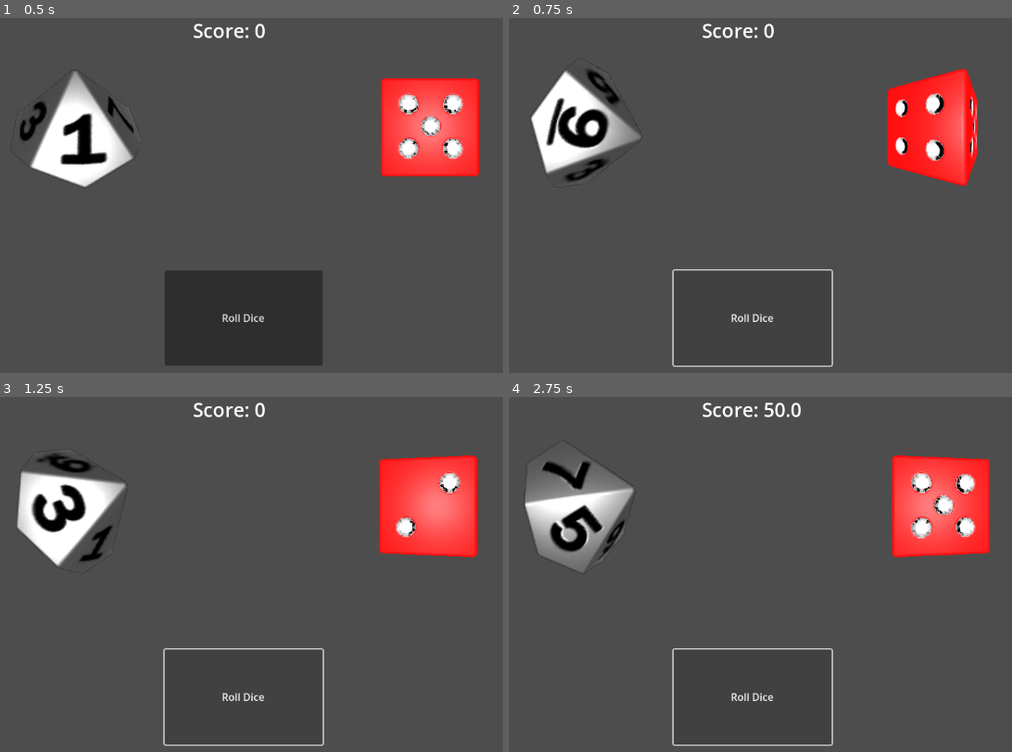
Above: before the commit, frames 1-4 (two rows, left to right).
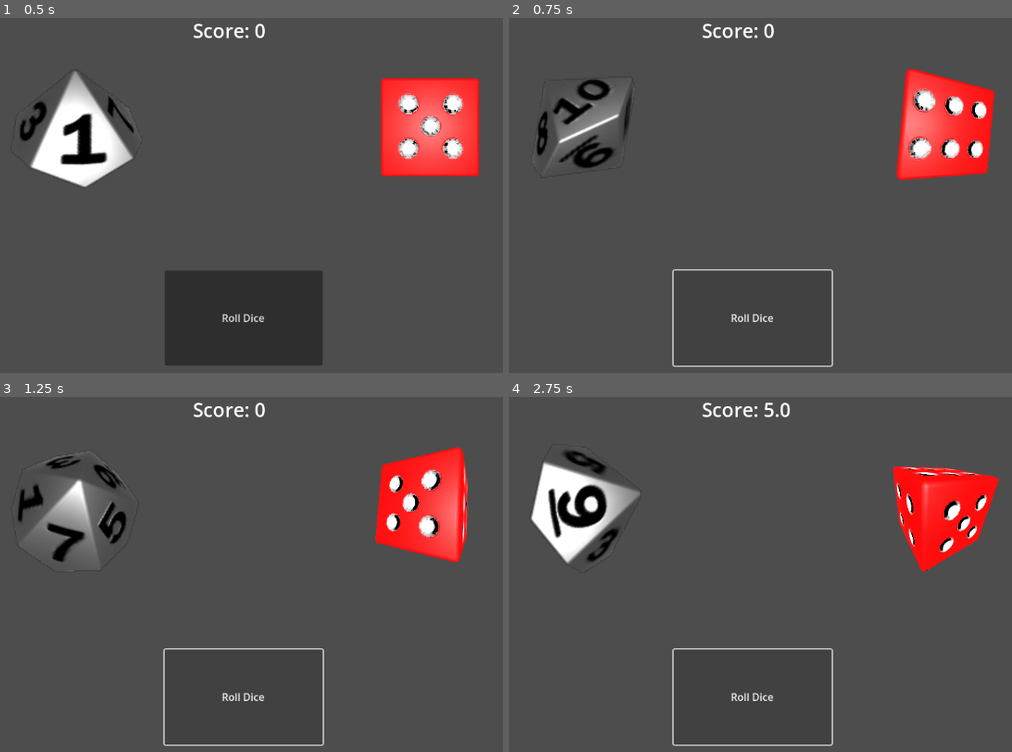
Above: after the commit, the same moments.

Repository: JacksonPearce21/Diceon
Game: Godot game, scene res://Scenes/main_game.tscn
The game is run twice, just before and just after one commit, with the same random seed, the same clock (stepped at 60 frames per second) and the same inputs.
Inputs:
- Up to frame 1 (0.5 s): no input
- Up to frame 2 (0.75 s): click "Roll Dice" at 0.5 s
- Up to frame 3 (1.25 s): no input
- Up to frame 4 (2.75 s): click "Roll Dice" at 1.25 s; click "Roll Dice" at 2 s

Frame 1 is identical in both runs. In frame 2, 8.5% of the frame differs, in the area x 4-97%, y 13-48%; in frame 3, 8.2%; in frame 4, 9.6%, in the area x 3-98%, y 1-50%.

Commit message:
Both dice roll
Both dice now roll vigorously, very cool - also fixed a caluclation bug

Diff:
--- a/Scenes/int_dice.tscn
+++ b/Scenes/int_dice.tscn
@@ -55,6 +55,5 @@
 script = ExtResource("1_fbs7m")
 
 [node name="10Silver_10Silver_1" type="MeshInstance3D" parent="."]
-transform = Transform3D(1, 0, 0, 0, 1, 0, 0, 0, 1, 0, 0, 0)
 mesh = SubResource("ArrayMesh_x1n5m")
 skeleton = NodePath("")
--- a/Scripts/IntergerDie.gd
+++ b/Scripts/IntergerDie.gd
@@ -22,12 +22,18 @@
 
 func roll():
 	var random_rot = Vector3(
-		randf_range(180, 360),
-		randf_range(180, 360),
-		randf_range(180, 360)
+		randf_range(200, 400),
+		randf_range(200, 400),
+		randf_range(200, 400)
+	)
+	var random_rot_end = Vector3(
+		randf_range(100, 200),
+		randf_range(100, 200),
+		randf_range(100, 200)
 	)
 	tween = create_tween()
-	tween.tween_property(self, "rotation_degrees", random_rot, 1.0)
+	tween.tween_property(self, "rotation_degrees", random_rot, 0.7)
+	tween.tween_property(self, "rotation_degrees", random_rot_end, 0.3)
 	await get_tree().create_timer(1.0).timeout
 	current_face_value = sides.keys().pick_random()
 	tween_to_face(current_face_value)
--- a/Scripts/MultiplierDie.gd
+++ b/Scripts/MultiplierDie.gd
@@ -10,8 +10,23 @@
 }
 
 var current_face_value = 5
+var tween: Tween
 
 func roll():
+	var random_rot = Vector3(
+		randf_range(200, 400),
+		randf_range(200, 400),
+		randf_range(200, 400)
+	)
+	var random_rot_end = Vector3(
+		randf_range(100, 200),
+		randf_range(100, 200),
+		randf_range(100, 200)
+	)
+	tween = create_tween()
+	tween.tween_property(self, "rotation_degrees", random_rot, 0.7)
+	tween.tween_property(self, "rotation_degrees", random_rot_end, 0.3)
+	await get_tree().create_timer(1.0).timeout
 	current_face_value = sides.keys().pick_random()
 	tween_to_face(current_face_value)
 
--- a/Scripts/main_game.gd
+++ b/Scripts/main_game.gd
@@ -10,7 +10,7 @@
 func roll_all_dice():
 	int_dice.roll()
 	mult_dice.roll()
-	await get_tree().create_timer(0.9).timeout
+	await get_tree().create_timer(1.9).timeout
 	calculate_score()
 
 func calculate_score():
